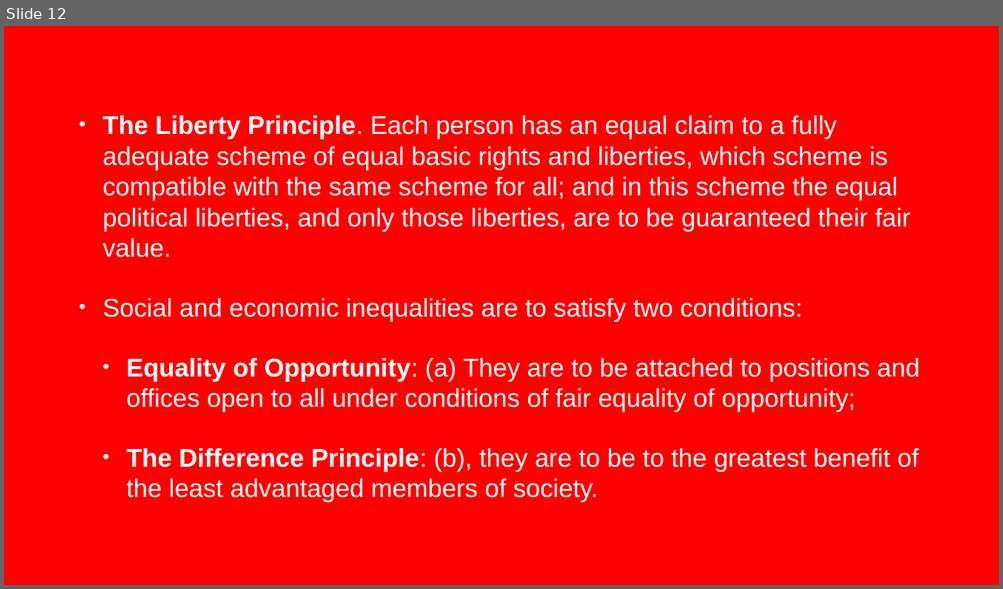
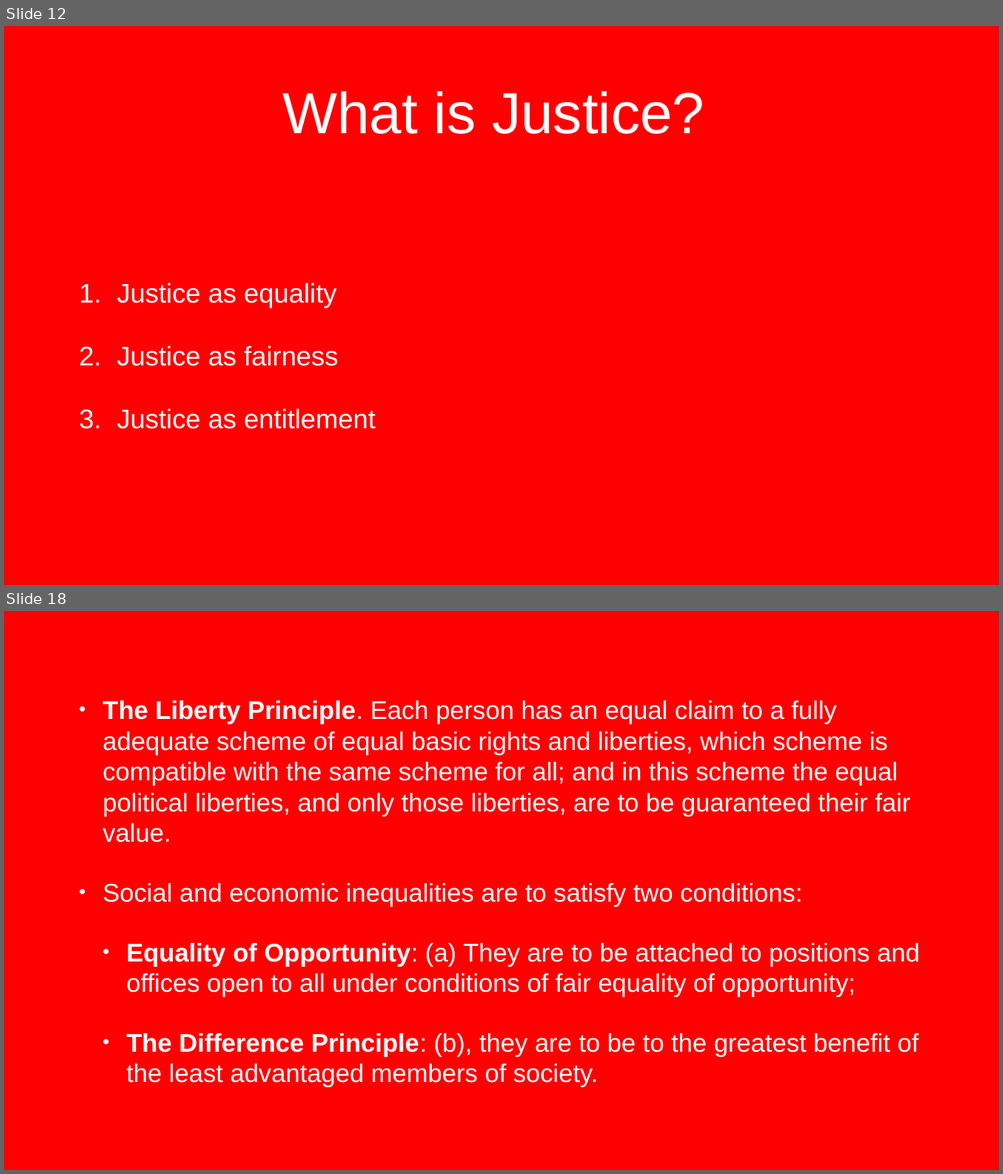
Before and after one commit to scoconno/scoconno.github.io, a slide deck: ethics/rawls/presentation.pptx. Shown one above the other, each under a label of ours: slide 12 before the commit, slides 12 and 18 after it; the slides between them are not shown. The pictures are 1003x589 and 1003x1174 pixels, drawn with LibreOffice and Linux fonts; fonts in the diff are those of the drawing; background and template pictures are left out. Boxes give left, top, right and bottom in pixels: in the first picture for what was removed or moved away, otherwise in the second. Text is boxed around its words. In the diff, an @@ line names an element or a change of style, - is before the commit and + after.

```diff
--- a/ethics/rawls/presentation.pptx
+++ b/ethics/rawls/presentation.pptx
@@ slide 12 added at <box>4,26,999,585</box>, background picture (left out) @@
@@ title added at <box>282,91,704,134</box>, 112 pt, text #FFFFFF @@
+What is Justice?
@@ text added at <box>117,283,375,429</box>, 52 pt, text #FFFFFF @@
+1. Justice as equality
+2. Justice as fairness
+3. Justice as entitlement
@@ what was slide 12 is now slide 18 @@
```
Also in this commit, not shown: 8 other slides added, 7 other files.
